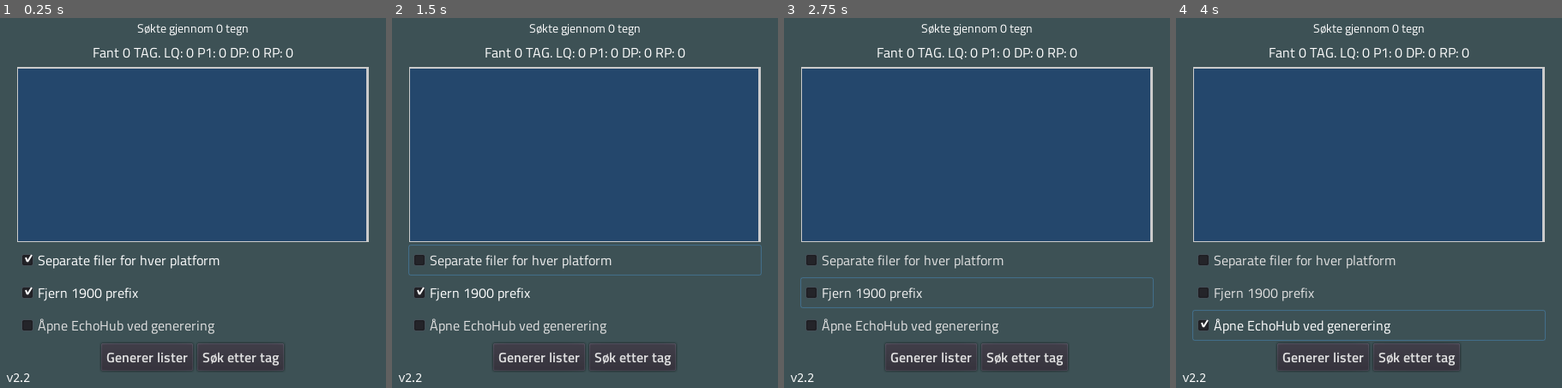
Above: before the commit, frames 1-4 (left to right).
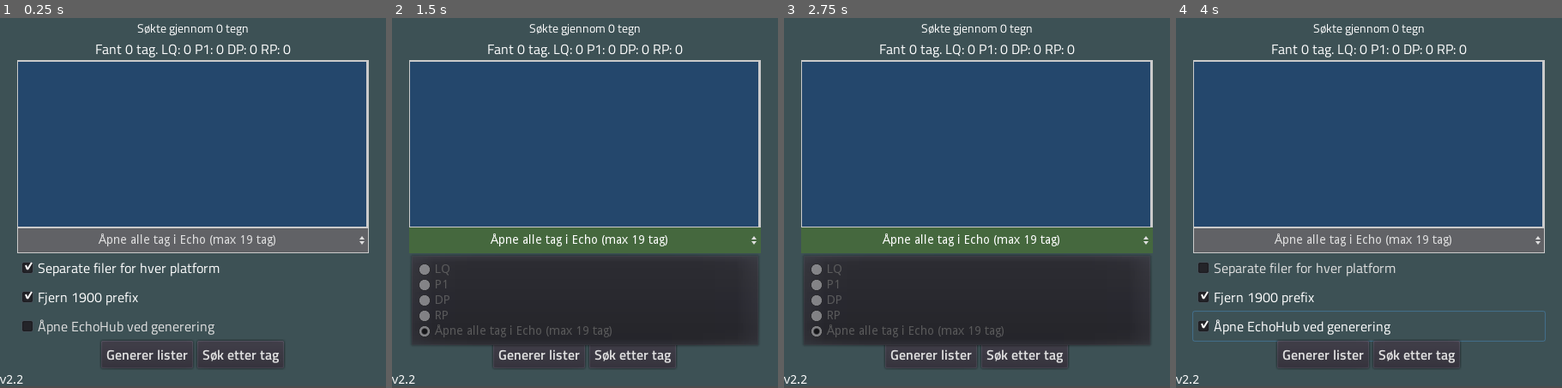
Above: after the commit, the same moments.

Repository: Keroflux/tagfinder
Game: Godot game, scene res://TagFinder.tscn
Two runs of this game, one before a commit and one after it. Both use one fixed random seed, a clock stepped at 60 frames per second and the inputs below.
Inputs (mouse positions are in pixels of both pictures, inside the frame that each line leads up to):
- Up to frame 1 (0.25 s): no input
- Up to frame 2 (1.5 s): click "Separate filer for hver platf…" at 0.5 s; click (585, 240) at 1.25 s, where only the run after the commit has a clickable "Åpne alle tag i Echo (max 19 …"
- Up to frame 3 (2.75 s): click "Fjern 1900 prefix" at 2 s
- Up to frame 4 (4 s): click "Søk etter tag" at 2.75 s; click "Åpne EchoHub ved generering" at 3.5 s

The runs differ from the first frame. In frame 1, 12% of the frame differs, in the area x 0-96%, y 6-99%; in frame 2, 29%; in frame 3, 28%; in frame 4, 13%.

Commit message:
Søk på alle tag i echo

Diff:
--- a/Script/TagFinder.gd
+++ b/Script/TagFinder.gd
@@ -24,6 +24,7 @@
 #Søker gjennom text fra utklipsstavlen og skjekker dem opp mot RegEx
 #Alle matcher blir lagt i en liste, sortert, telt, og plassert i scrollboxen
 func search():
+	$MC/VBC/EchoAll.selected = 4
 	var charct = 0
 	var text = OS.get_clipboard() # Får teksten fra clipboardet til PCen
 	charct = text.length()
@@ -49,6 +50,7 @@
 	separate_tag()
 	count_tag()
 	fill_scrollbox()
+	refresh_echo_all()
 	$MC/VBC/Label.text = 'Søkte gjennom ' + str(charct) + ' tegn'
 
 
@@ -75,7 +77,7 @@
 	var dp = len(TAGD)
 	var rp = len(TAGR)
 	var tot = len(TAG)
-	$MC/VBC/TAG.text = 'Fant ' + str(tot) + ' TAG. LQ: ' + str(lq) + ' P1: ' + str(p1) + ' DP: ' + str(dp) + ' RP: ' + str(rp)
+	$MC/VBC/TAG.text = 'Fant ' + str(tot) + ' tag. LQ: ' + str(lq) + ' P1: ' + str(p1) + ' DP: ' + str(dp) + ' RP: ' + str(rp)
 
 
 # Fyller scrollboxen med tagene som er funnet
@@ -178,6 +180,8 @@
 
 	echoTag = tag.join(",")
 	OS.shell_open("echo://tag/?tag=" + str(echoTag) + "&plant=" + str(plant))
+	$MC/VBC/EchoAll.selected = 4
+	print("yy")
 
 
 # Funksjon for å lagre tag i .txt filer
@@ -222,3 +226,22 @@
 # TODO: lage funksjon for å velge hvor filene skal opprettes
 func new_dir(path):
 	dir = Directory.new()
+
+
+func refresh_echo_all():
+	if TAGL.size() <= 0:
+		$MC/VBC/EchoAll.set_item_disabled(0, true)
+	else:
+		$MC/VBC/EchoAll.set_item_disabled(0, false)
+	if TAGA.size() <= 0:
+		$MC/VBC/EchoAll.set_item_disabled(1, true)
+	else:
+		$MC/VBC/EchoAll.set_item_disabled(1, false)
+	if TAGD.size() <= 0:
+		$MC/VBC/EchoAll.set_item_disabled(2, true)
+	else:
+		$MC/VBC/EchoAll.set_item_disabled(2, false)
+	if TAGR.size() <= 0:
+		$MC/VBC/EchoAll.set_item_disabled(3, true)
+	else:
+		$MC/VBC/EchoAll.set_item_disabled(3, false)
--- a/TagFinder.tscn
+++ b/TagFinder.tscn
@@ -24,6 +24,18 @@
 border_width_right = 3
 border_width_bottom = 1
 
+[sub_resource type="StyleBoxFlat" id=8]
+
+[sub_resource type="StyleBoxFlat" id=10]
+bg_color = Color( 0.27451, 0.411765, 0.247059, 1 )
+
+[sub_resource type="StyleBoxFlat" id=7]
+bg_color = Color( 0.384314, 0.388235, 0.403922, 1 )
+border_width_left = 1
+border_width_top = 1
+border_width_right = 1
+border_width_bottom = 1
+
 [sub_resource type="DynamicFont" id=4]
 font_data = ExtResource( 2 )
 
@@ -35,7 +47,8 @@
 
 [node name="TagFinder" type="Control"]
 anchor_right = 1.0
-anchor_bottom = 1.0
+anchor_bottom = 0.996
+margin_bottom = -0.200012
 script = ExtResource( 3 )
 __meta__ = {
 "_edit_use_anchors_": false
@@ -66,9 +79,10 @@
 margin_left = 20.0
 margin_top = 20.0
 margin_right = 430.0
-margin_bottom = 430.0
-size_flags_horizontal = 3
-size_flags_vertical = 3
+margin_bottom = 428.0
+size_flags_horizontal = 3
+size_flags_vertical = 3
+custom_constants/separation = 0
 
 [node name="Label" type="Label" parent="MC/VBC"]
 margin_right = 410.0
@@ -82,9 +96,9 @@
 }
 
 [node name="TAG" type="Label" parent="MC/VBC"]
-margin_top = 26.0
-margin_right = 410.0
-margin_bottom = 52.0
+margin_top = 22.0
+margin_right = 410.0
+margin_bottom = 48.0
 custom_fonts/font = SubResource( 2 )
 text = "TAGS"
 align = 1
@@ -93,9 +107,9 @@
 }
 
 [node name="TagListe" type="ScrollContainer" parent="MC/VBC"]
-margin_top = 56.0
-margin_right = 410.0
-margin_bottom = 260.0
+margin_top = 48.0
+margin_right = 410.0
+margin_bottom = 244.0
 size_flags_horizontal = 3
 size_flags_vertical = 3
 custom_styles/bg = SubResource( 3 )
@@ -105,14 +119,28 @@
 margin_left = 5.0
 margin_top = 5.0
 margin_right = 405.0
-margin_bottom = 199.0
-size_flags_horizontal = 3
-size_flags_vertical = 3
+margin_bottom = 191.0
+size_flags_horizontal = 3
+size_flags_vertical = 3
+
+[node name="EchoAll" type="OptionButton" parent="MC/VBC"]
+margin_top = 244.0
+margin_right = 410.0
+margin_bottom = 274.0
+rect_min_size = Vector2( 0, 30 )
+hint_tooltip = "Max 19 tag!"
+custom_styles/hover = SubResource( 8 )
+custom_styles/pressed = SubResource( 10 )
+custom_styles/normal = SubResource( 7 )
+text = "P1"
+align = 1
+items = [ "LQ", null, false, 0, null, "P1", null, false, 1, null, "DP", null, false, 2, null, "RP", null, false, 3, null, "Åpne alle tag i Echo (max 19 tag)", null, true, 4, null ]
+selected = 1
 
 [node name="Multifile" type="CheckBox" parent="MC/VBC"]
-margin_top = 264.0
-margin_right = 410.0
-margin_bottom = 298.0
+margin_top = 274.0
+margin_right = 410.0
+margin_bottom = 308.0
 hint_tooltip = "PÅ ved opplasting til TagHub
 Lagrer separate filer per platform.
 "
@@ -124,9 +152,9 @@
 }
 
 [node name="Prefix" type="CheckBox" parent="MC/VBC"]
-margin_top = 302.0
-margin_right = 410.0
-margin_bottom = 336.0
+margin_top = 308.0
+margin_right = 410.0
+margin_bottom = 342.0
 hint_tooltip = "PÅ ved opplasting til TagHub
 Tar bort 190x fra TAG"
 custom_fonts/font = SubResource( 4 )
@@ -137,9 +165,9 @@
 }
 
 [node name="Taghub" type="CheckBox" parent="MC/VBC"]
-margin_top = 340.0
-margin_right = 410.0
-margin_bottom = 374.0
+margin_top = 342.0
+margin_right = 410.0
+margin_bottom = 376.0
 hint_tooltip = "Åpener EchoHub når lister blir generert"
 custom_fonts/font = SubResource( 4 )
 text = "Åpne EchoHub ved generering"
@@ -148,9 +176,9 @@
 }
 
 [node name="HBC" type="HBoxContainer" parent="MC/VBC"]
-margin_top = 378.0
-margin_right = 410.0
-margin_bottom = 410.0
+margin_top = 376.0
+margin_right = 410.0
+margin_bottom = 408.0
 custom_constants/separation = 5
 alignment = 1
 
@@ -180,14 +208,15 @@
 }
 
 [node name="Version" type="Label" parent="."]
-margin_left = 8.0
-margin_top = 432.0
-margin_right = 52.0
-margin_bottom = 446.0
+anchor_top = 1.0
+anchor_bottom = 1.0
+margin_top = -14.0
+margin_right = 44.0
 text = "v2.1"
 __meta__ = {
 "_edit_use_anchors_": false
 }
+[connection signal="item_selected" from="MC/VBC/EchoAll" to="." method="_on_Open_Echo_all"]
 [connection signal="pressed" from="MC/VBC/Multifile" to="." method="_on_Reload_pressed"]
 [connection signal="pressed" from="MC/VBC/Prefix" to="." method="_on_Reload_pressed"]
 [connection signal="pressed" from="MC/VBC/HBC/GenererLister" to="." method="_on_GenererLister_pressed"]
--- a/project.godot
+++ b/project.godot
@@ -24,8 +24,7 @@
 
 window/size/width=450
 window/size/height=450
-window/size/resizable=false
-window/stretch/mode="2d"
+window/stretch/aspect="expand"
 
 [importer_defaults]
 
Not shown: 1 places in TagFinder.tscn that only renumber resources
